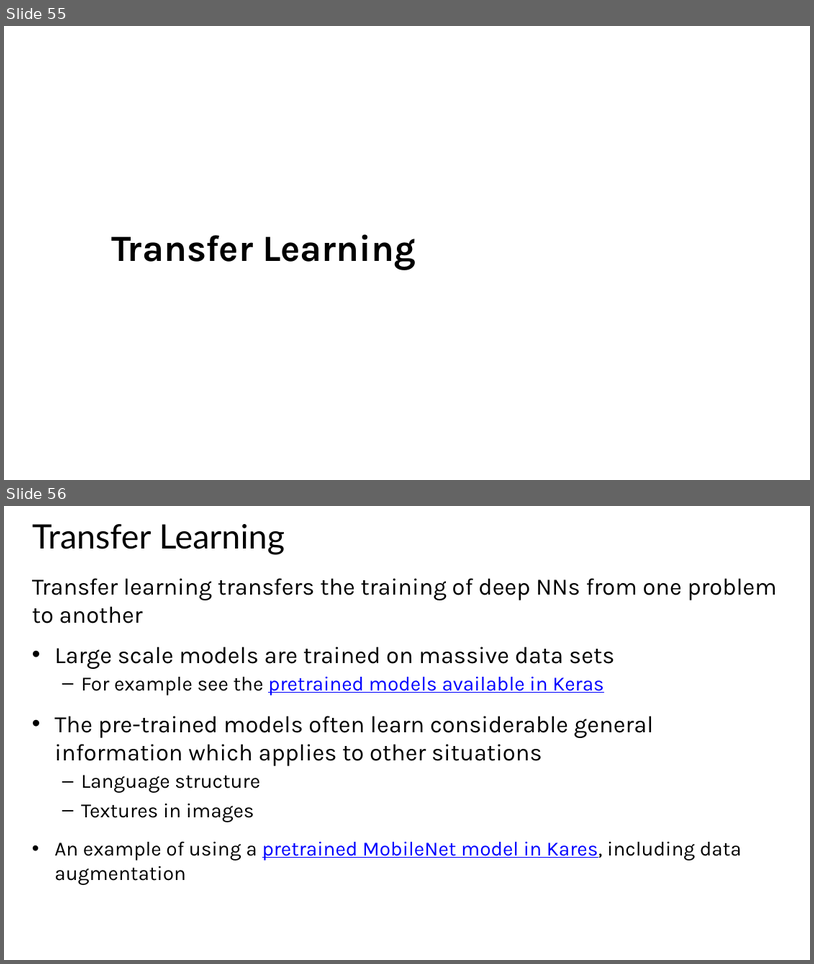
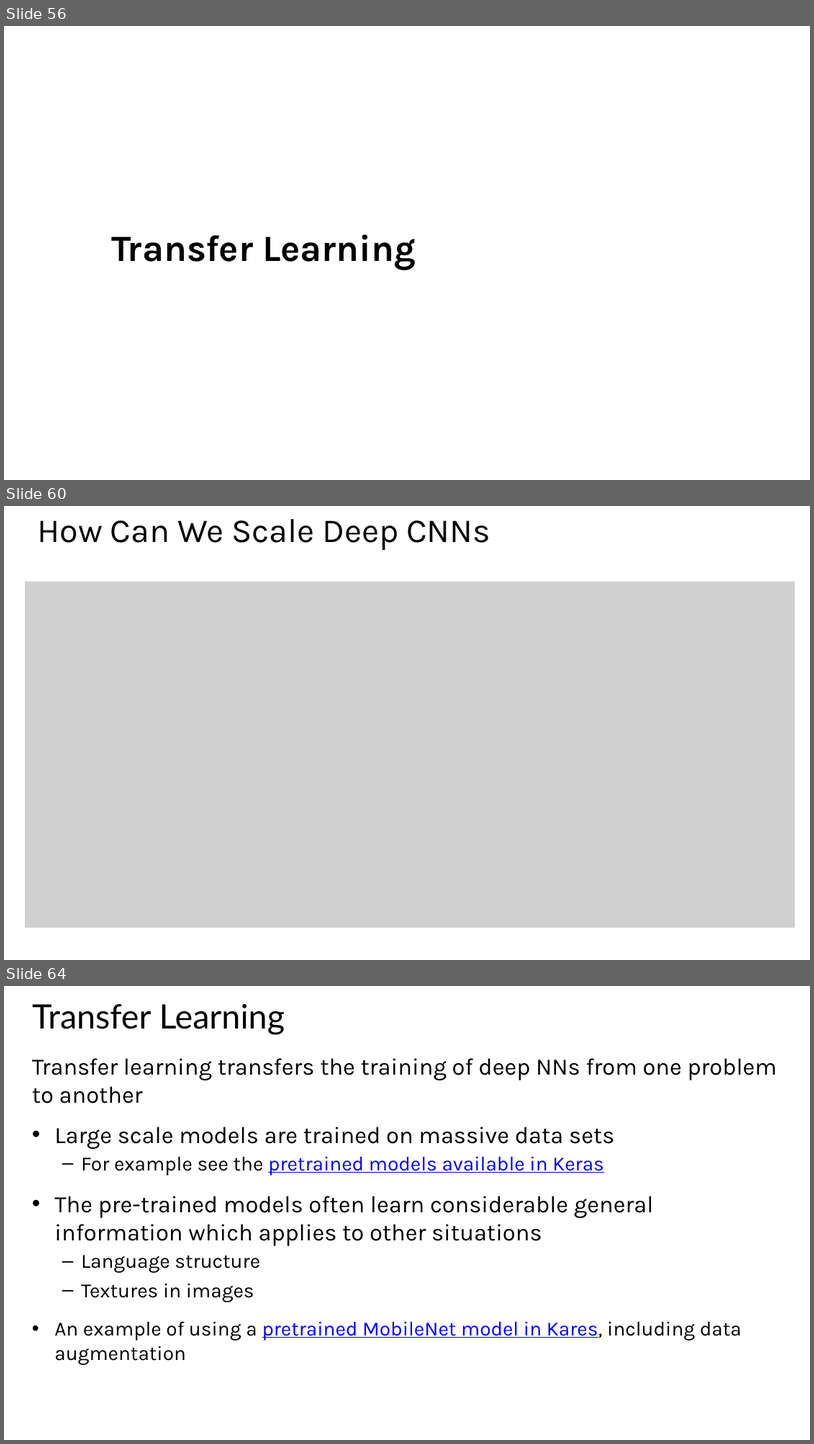
Before and after one commit to StephenElston/CSCI-E25, a slide deck: Slides/6_ConvolutionalNNs.pptx. Shown one above the other, each under a label of ours: slides 55 and 56 before the commit, slides 56, 60 and 64 after it; the slides between them are not shown. The pictures are 814x964 and 814x1444 pixels, drawn with LibreOffice and Linux fonts; fonts in the diff are those of the drawing; grey boxes stand for pictures; background and template pictures are left out. Boxes give left, top, right and bottom in pixels: in the first picture for what was removed or moved away, otherwise in the second. Text is boxed around its words. In the diff, an @@ line names an element or a change of style, - is before the commit and + after.

```diff
--- a/Slides/6_ConvolutionalNNs.pptx
+++ b/Slides/6_ConvolutionalNNs.pptx
@@ slide 60 added at bbox=[4, 506, 810, 960], background #FFFFFF @@
@@ text added at bbox=[37, 519, 491, 550], 40 pt, text #000000 @@
+How Can We Scale Deep CNNs
@@ picture added at bbox=[25, 581, 796, 927] @@
@@ what was slide 55 is now slide 56 @@
@@ what was slide 56 is now slide 64 @@
```
Also in this commit, not shown: 7 other slides added.
